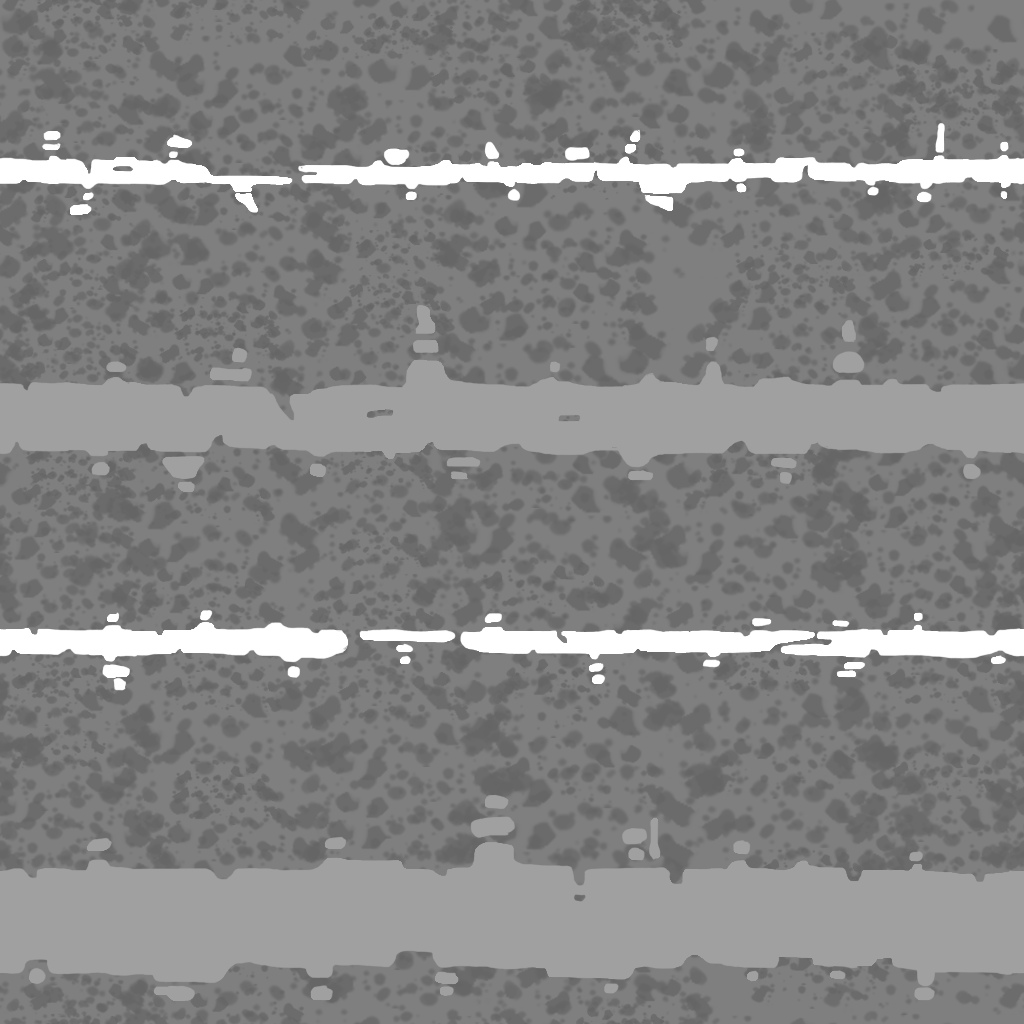
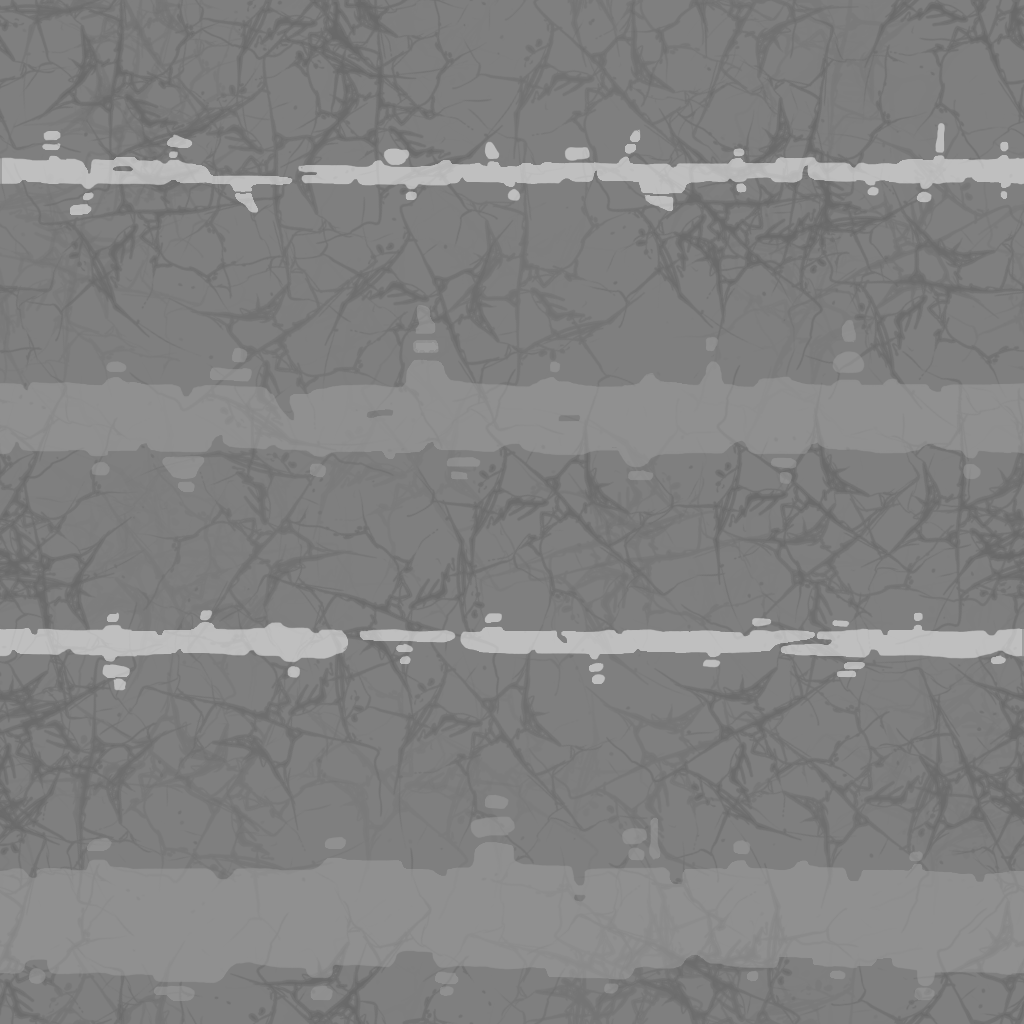
The second 1024 x 1024 image is a revision of the first. Changes to its layers:
painted on "Light" over [0, 0, 1024, 1024]
painted on "Light2" over [0, 0, 1024, 1024]
painted on "Background" over [0, 0, 1024, 1024]
